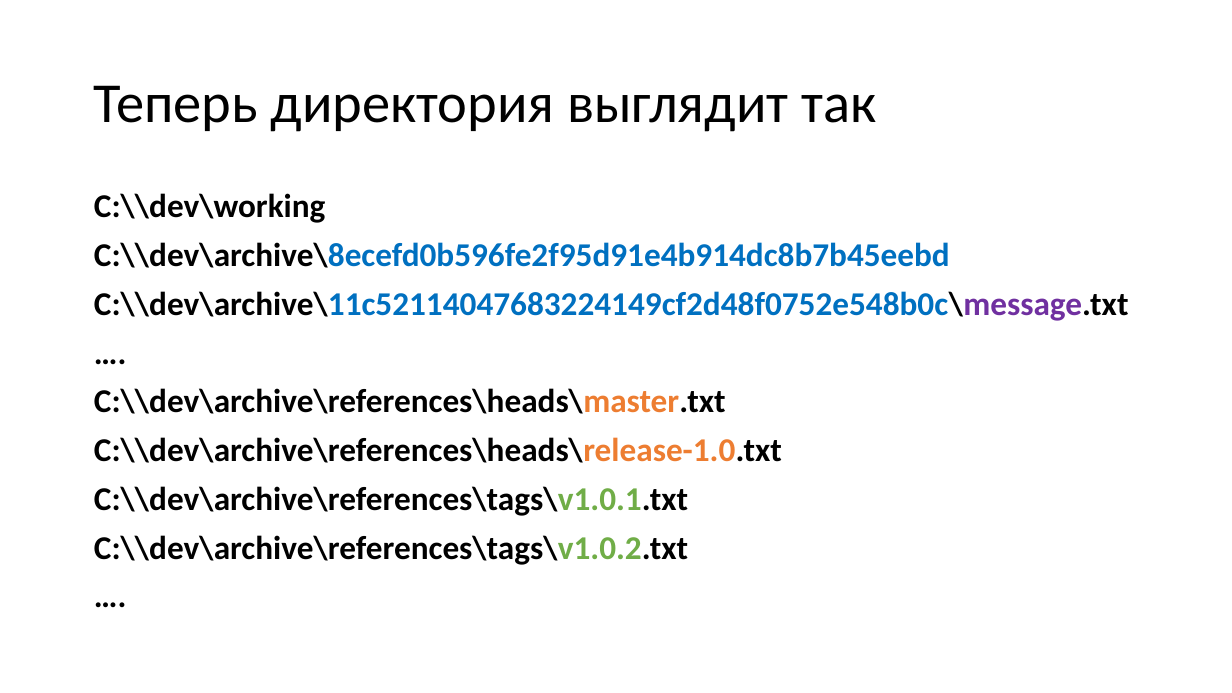
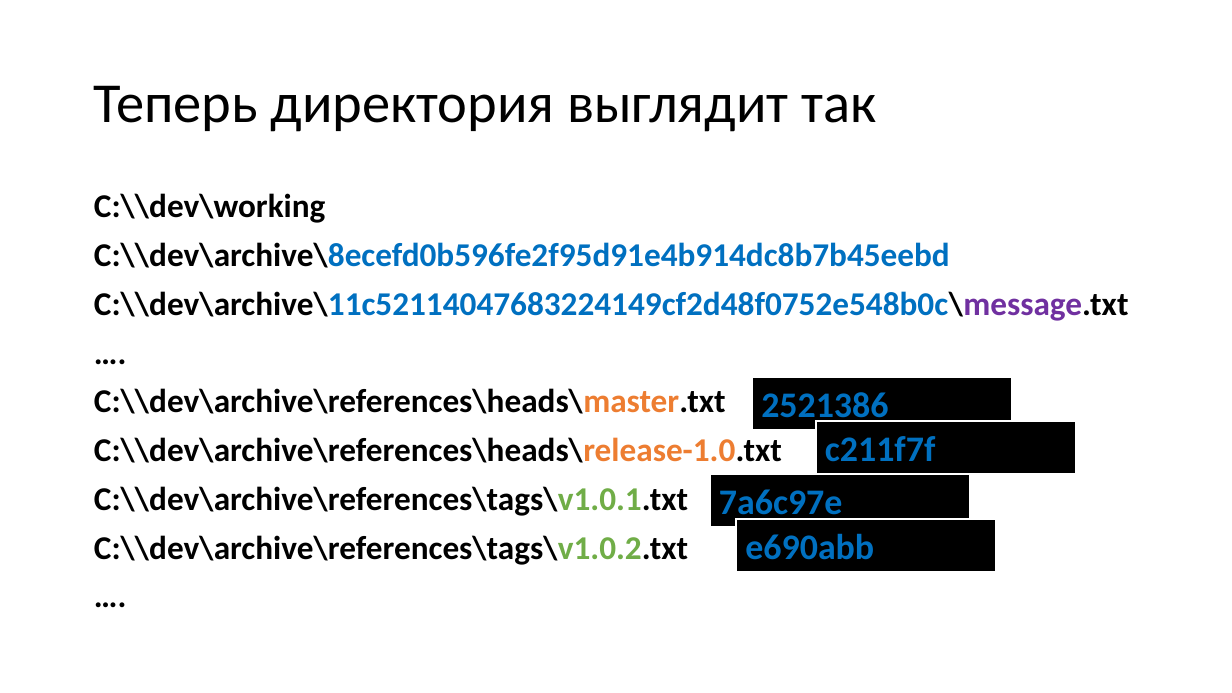
Before and after one commit to dzmitry-varabei/front-end-course, a slide deck: slide 41 of git-commit-code-review/Presentation1.pptx (slide 38 before the commit). Drawn at 1232x693 pixels with LibreOffice and Linux fonts; fonts in the diff are those of the drawing. Boxes give left, top, right and bottom in pixels: in the first picture for what was removed or moved away, otherwise in the second. Text is boxed around its words. In the diff, an @@ line names an element or a change of style, - is before the commit and + after.

```diff
--- a/git-commit-code-review/Presentation1.pptx
+++ b/git-commit-code-review/Presentation1.pptx
@@ rectangle added at bbox=[752, 377, 1012, 430], fill #000000, outline #FFFFFF 1.5 pt, 28 pt, text #0070C0, bold @@
+2521386
@@ rectangle added at bbox=[816, 421, 1076, 473], fill #000000, outline #FFFFFF 1.5 pt, 28 pt, text #0070C0, bold @@
+c211f7f
@@ rectangle added at bbox=[710, 474, 970, 527], fill #000000, outline #FFFFFF 1.5 pt, 28 pt, text #0070C0, bold @@
+7a6c97e
@@ rectangle added at bbox=[737, 519, 996, 572], fill #000000, outline #FFFFFF 1.5 pt, 28 pt, text #0070C0, bold @@
+e690abb
```
Also in this commit, not shown: 15 other slides changed, 18 slides added, 49 slides removed, 5 other files.
